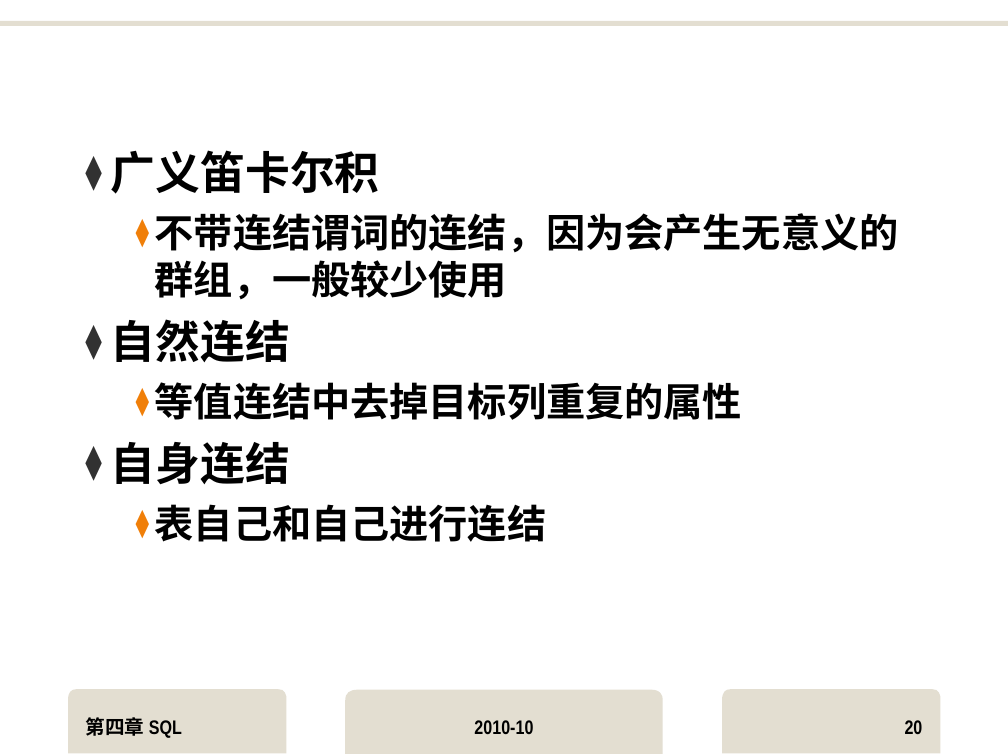
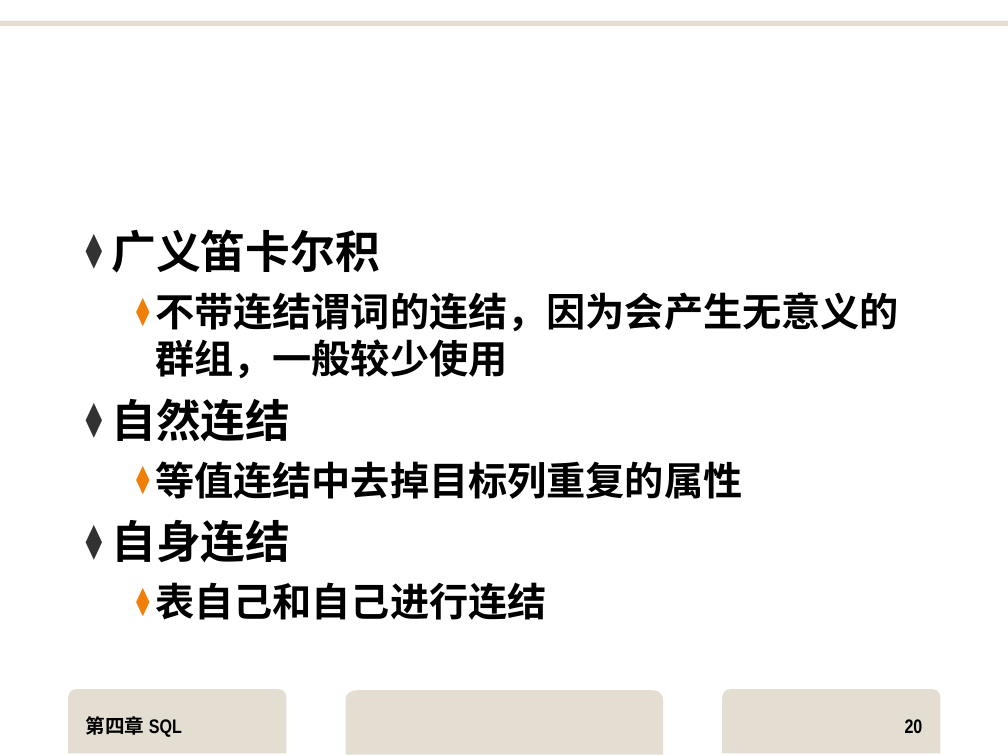
Before and after one commit to yuanba/Study, a slide deck: slide 20 of MySQL/DB-ppt/4SQL.ppt. Drawn at 1008x756 pixels with LibreOffice and Linux fonts; fonts in the diff are those of the drawing; background and template pictures are left out. Boxes give left, top, right and bottom in pixels: in the first picture for what was removed or moved away, otherwise in the second. Text is boxed around its words. In the diff, an @@ line names an element or a change of style, - is before the commit and + after.

```diff
--- a/MySQL/DB-ppt/4SQL.ppt
+++ b/MySQL/DB-ppt/4SQL.ppt
@@ text "广义笛卡尔积" moved from (x1=111, y1=150, x2=899, y2=542) to (x1=111, y1=229, x2=899, y2=620) @@
@@ freeform shape at (x1=345, y1=690, x2=663, y2=754): outline redrawn @@
@@ text removed at (x1=474, y1=720, x2=533, y2=734) @@
-2010-10
```
Also in this commit, not shown: 60 other slides changed, 28 other files.
